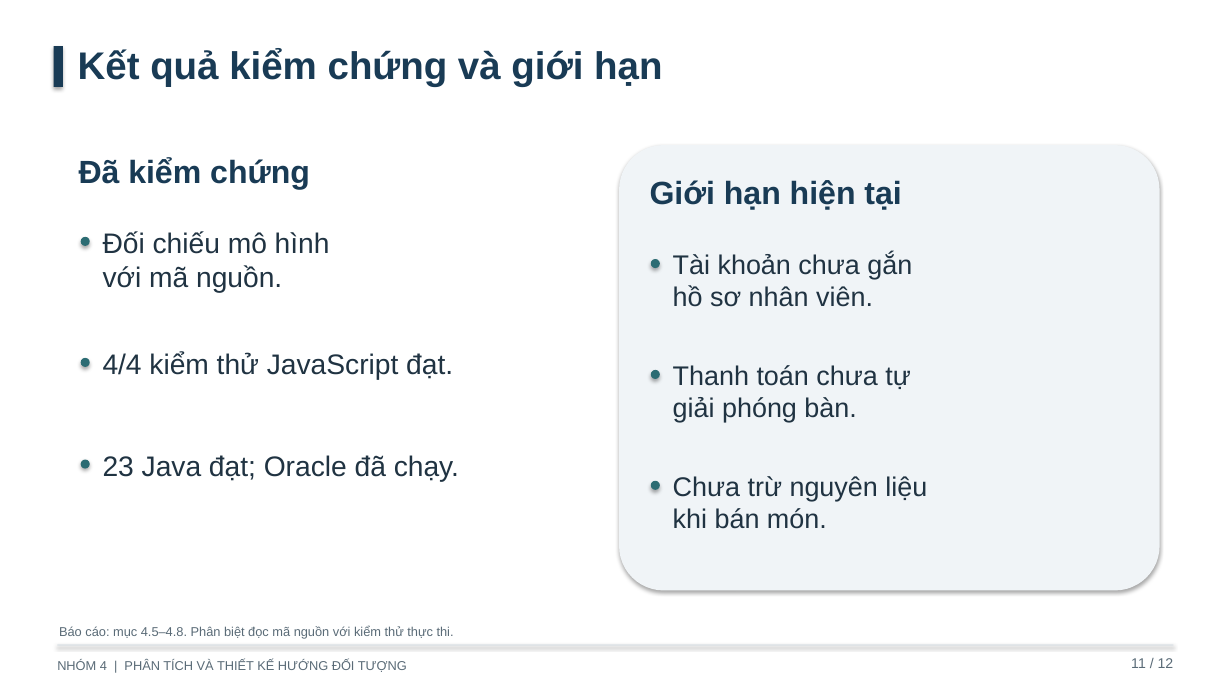
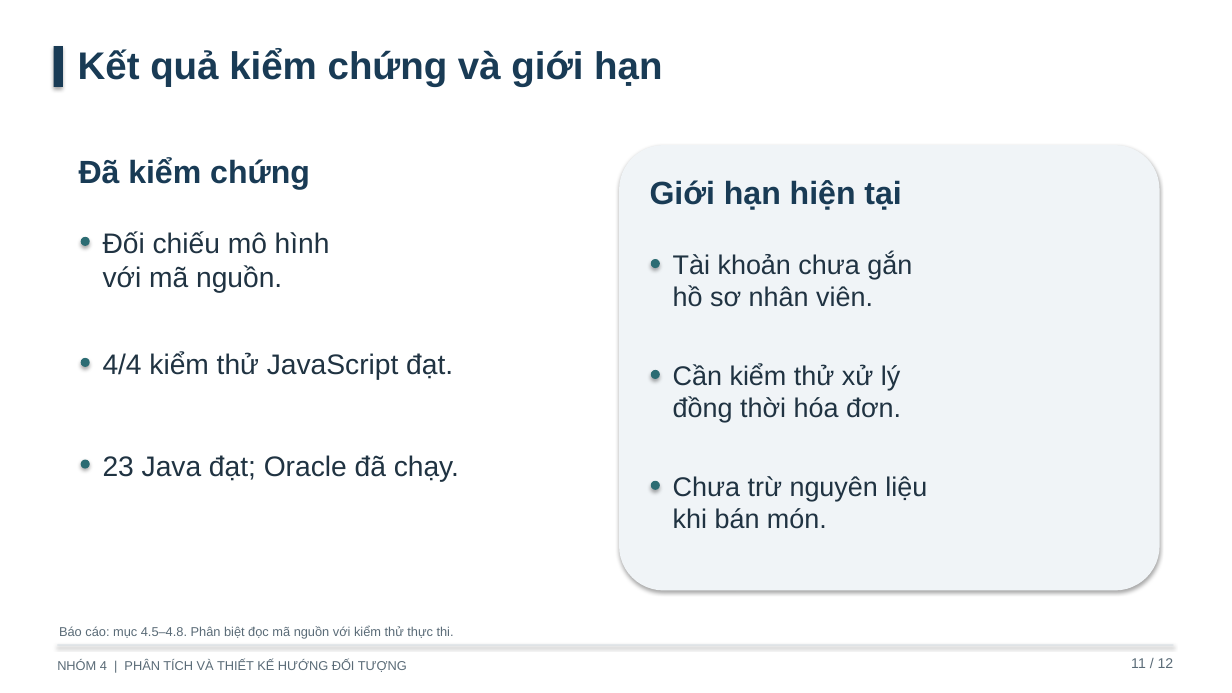
Before and after one commit to hoangbelike2004/QuanLyNHHS, a slide deck: slide 11 of BaoCao_PTTKHDoiTuong/thuyet_trinh/ThuyetTrinh_BTL_PTTKHDoiTuong_Nhom4.pptx. Drawn at 1232x693 pixels with LibreOffice and Linux fonts; fonts in the diff are those of the drawing. Boxes give left, top, right and bottom in pixels: in the first picture for what was removed or moved away, otherwise in the second. Text is boxed around its words. In the diff, an @@ line names an element or a change of style, - is before the commit and + after.

```diff
--- a/BaoCao_PTTKHDoiTuong/thuyet_trinh/ThuyetTrinh_BTL_PTTKHDoiTuong_Nhom4.pptx
+++ b/BaoCao_PTTKHDoiTuong/thuyet_trinh/ThuyetTrinh_BTL_PTTKHDoiTuong_Nhom4.pptx
@@ text at box(673, 364, 901, 422): text changed @@
-Thanh toán chưa tự
-giải phóng bàn.
+Cần kiểm thử xử lý
+đồng thời hóa đơn.
```
Also in this commit, not shown: 2 other files.
